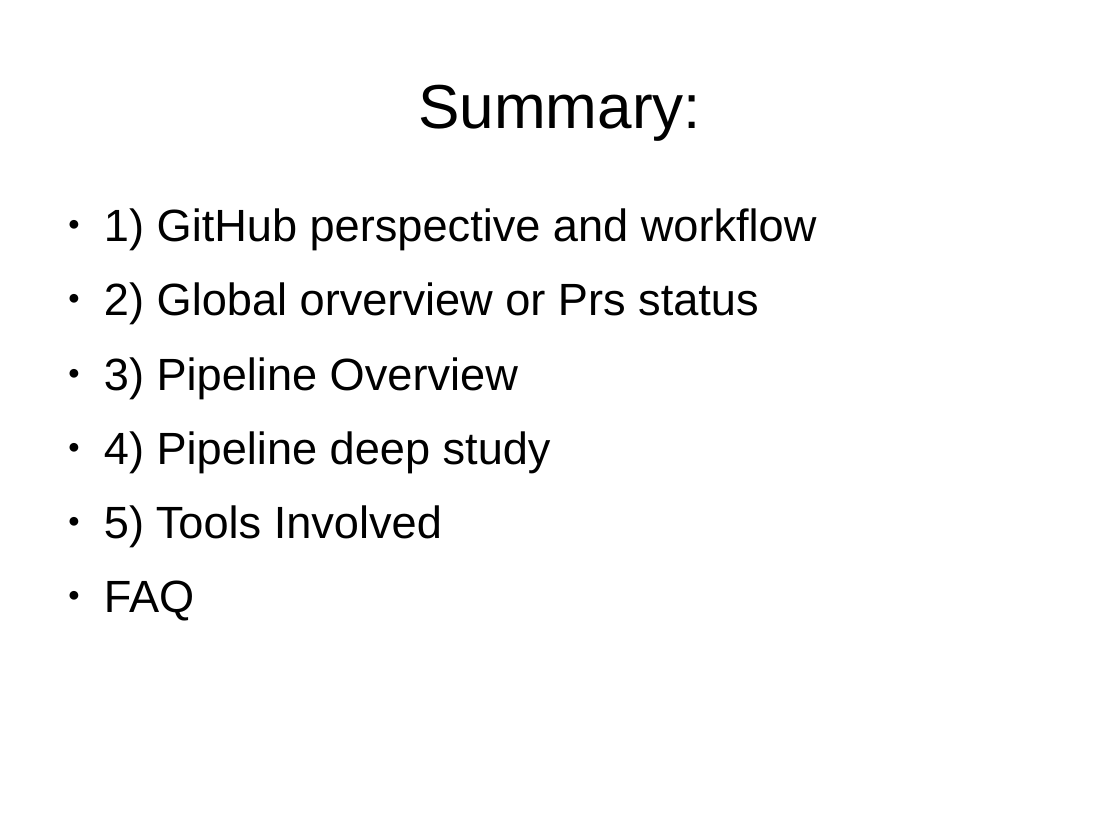
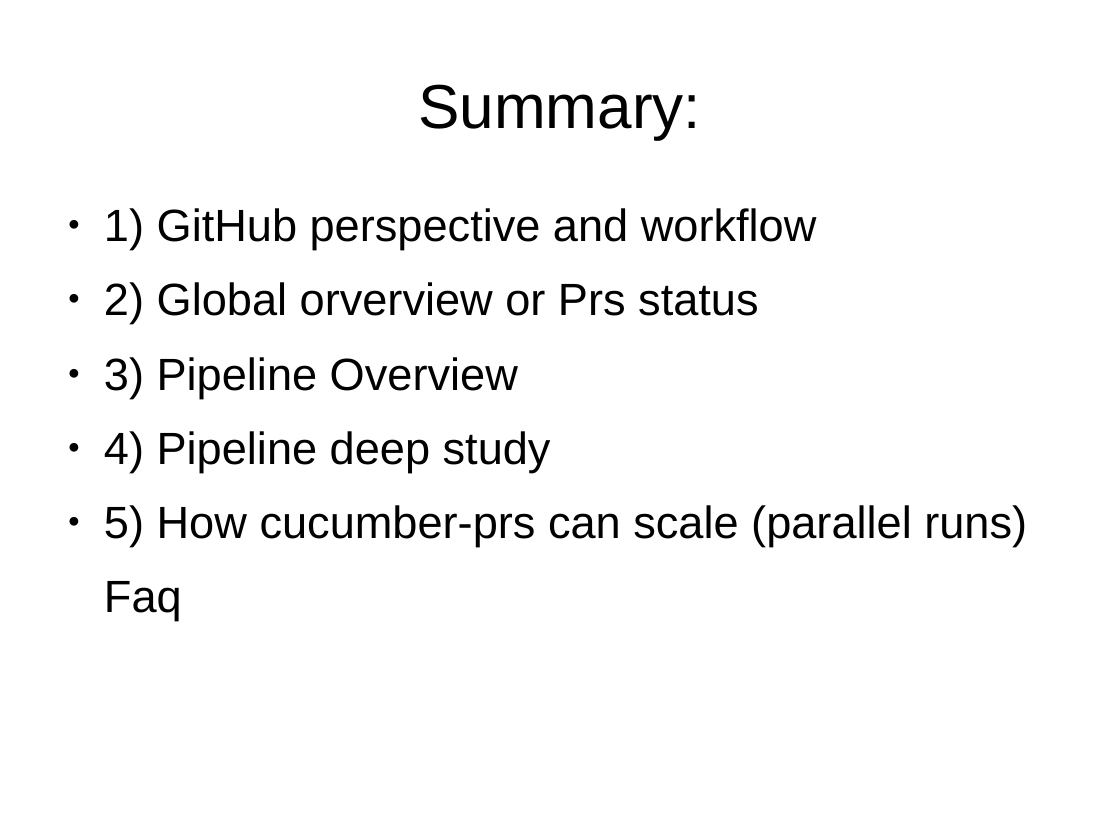
Before and after one commit to MalloZup/presentations, a slide deck: slide 2 of 2018/cucumber-prs/cucumber_onprs.odp. Drawn at 1120x840 pixels with LibreOffice and Linux fonts; fonts in the diff are those of the drawing. Boxes give left, top, right and bottom in pixels: in the first picture for what was removed or moved away, otherwise in the second. Text is boxed around its words. In the diff, an @@ line names an element or a change of style, - is before the commit and + after.

Commit message:
add scale

```diff
--- a/2018/cucumber-prs/cucumber_onprs.odp
+++ b/2018/cucumber-prs/cucumber_onprs.odp
@@ text at <box>104,505,1027,621</box>: text changed @@
-● 5) Tools Involved
-● FAQ
+● 5) How cucumber-prs can scale (parallel runs)
+Faq
```
Also in this commit, not shown: 2 other slides changed, 1 slide added.
